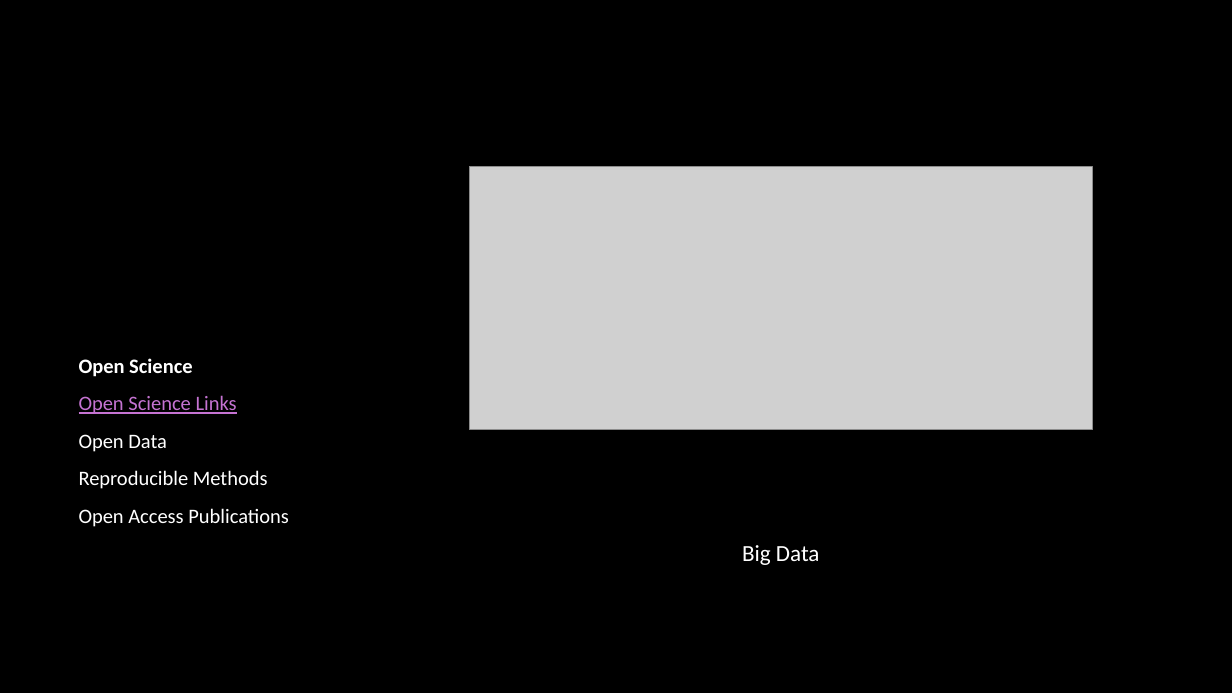
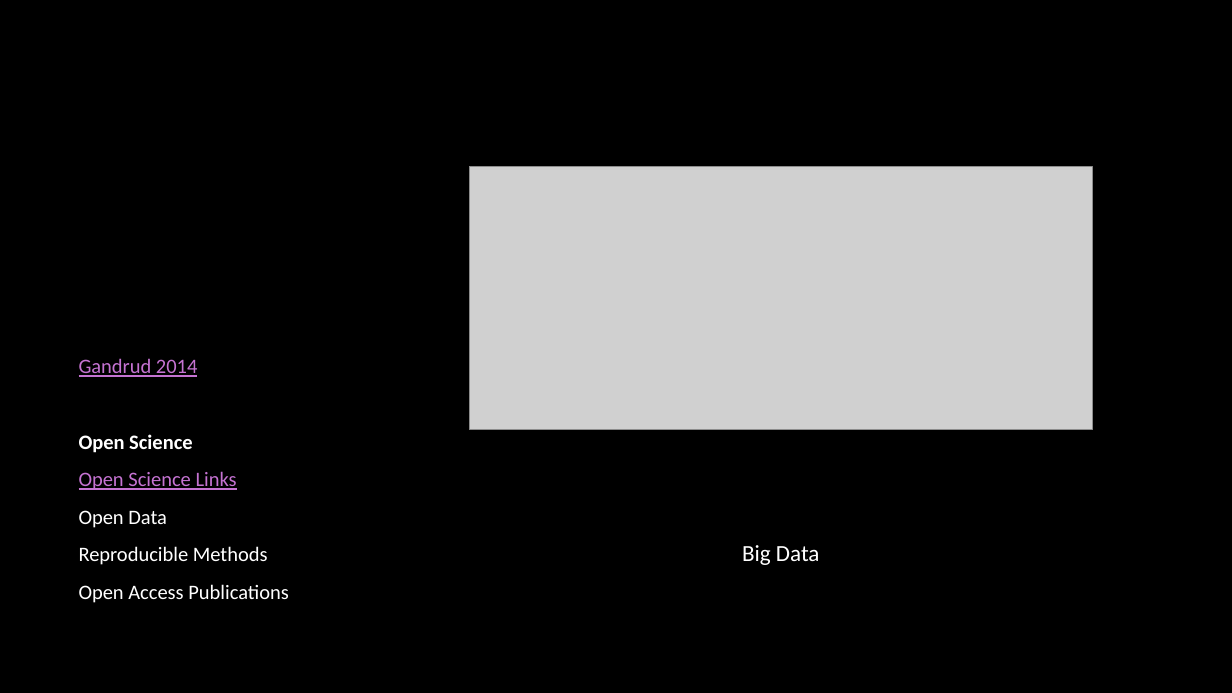
Before and after one commit to ericcrandall/reproducible_research, a slide deck: slide 7 of reproducible_research.pptx (slide 9 before the commit). Drawn at 1232x693 pixels with LibreOffice and Linux fonts; fonts in the diff are those of the drawing; grey boxes stand for pictures; background and template pictures are left out. Boxes give left, top, right and bottom in pixels: in the first picture for what was removed or moved away, otherwise in the second. Text is boxed around its words. In the diff, an @@ line names an element or a change of style, - is before the commit and + after.

```diff
--- a/reproducible_research.pptx
+++ b/reproducible_research.pptx
@@ text at [79, 358, 197, 377]: paragraph added @@
+Gandrud 2014
```
Also in this commit, not shown: 9 other slides changed, 3 slides added, 12 slides removed, 5 other files.
